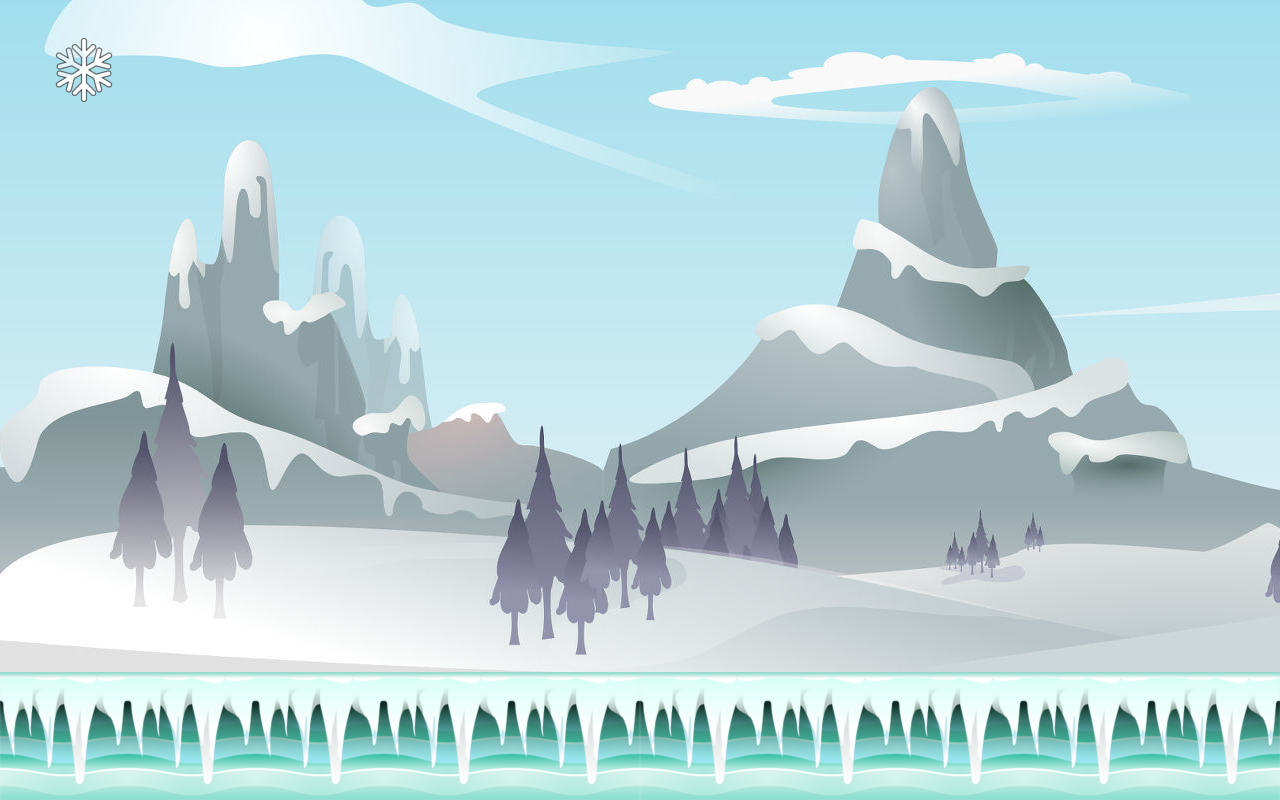
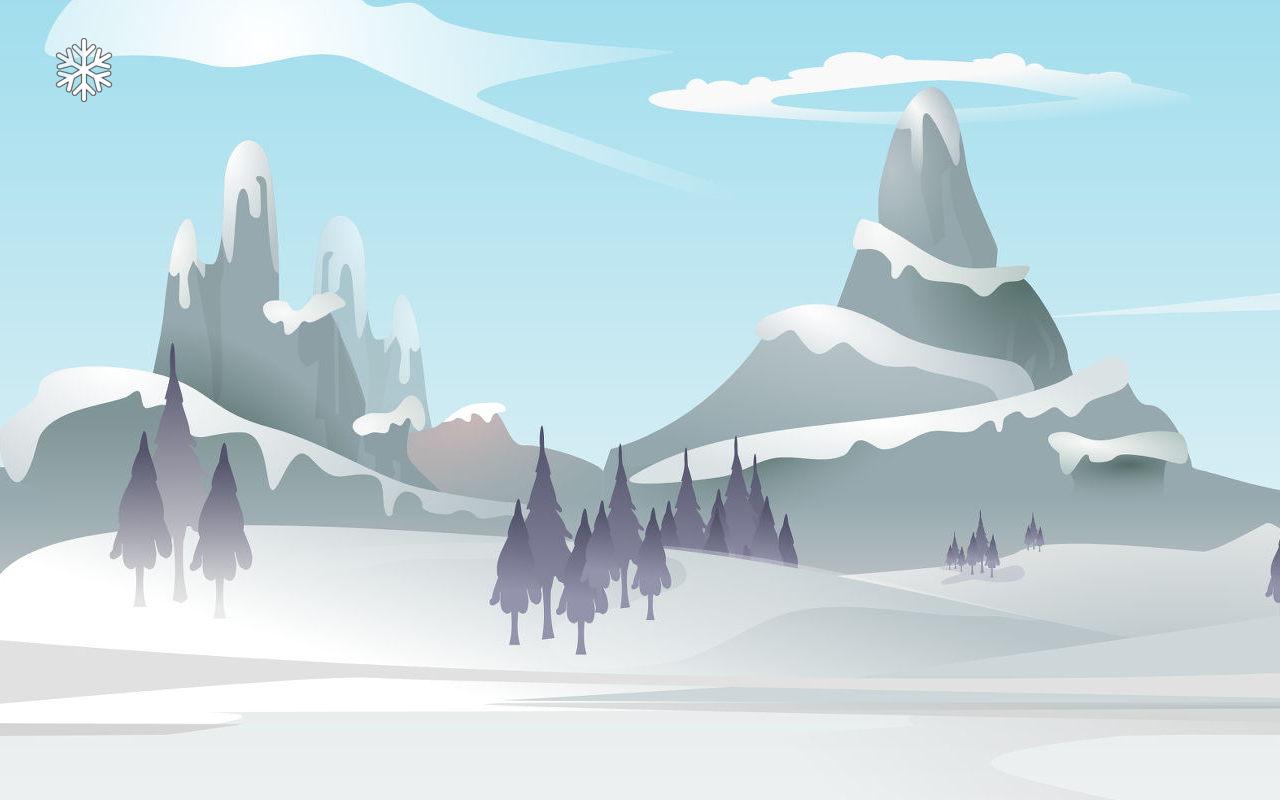
Layers edited between the first and the second 1280x800 image:
removed layer "sol" over [0, 672, 1280, 800]
